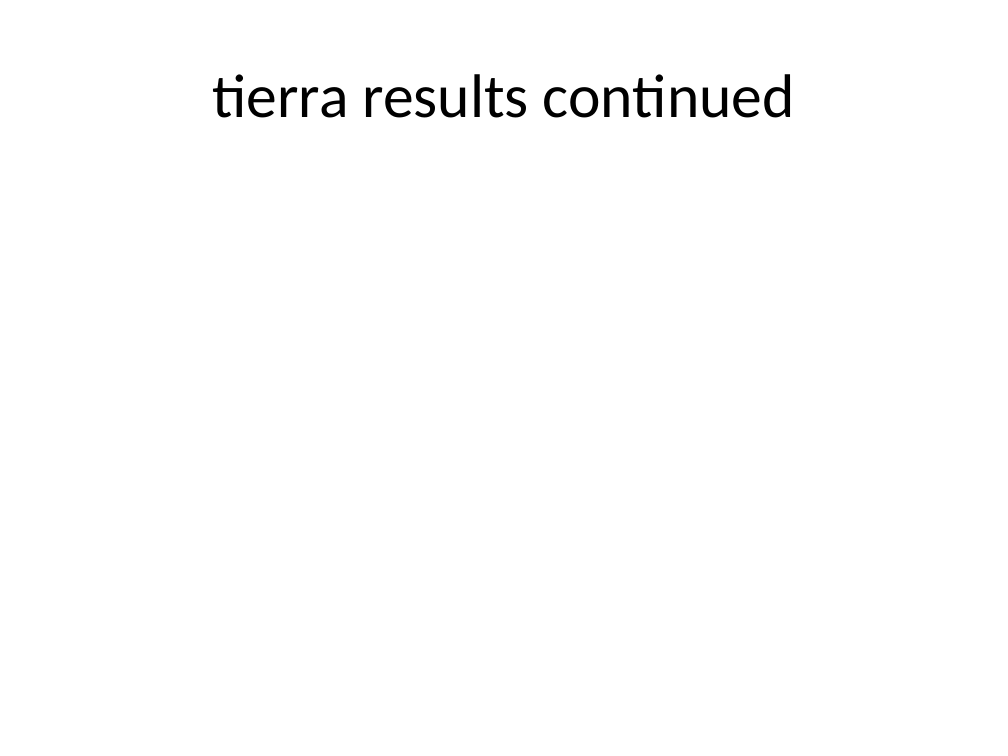
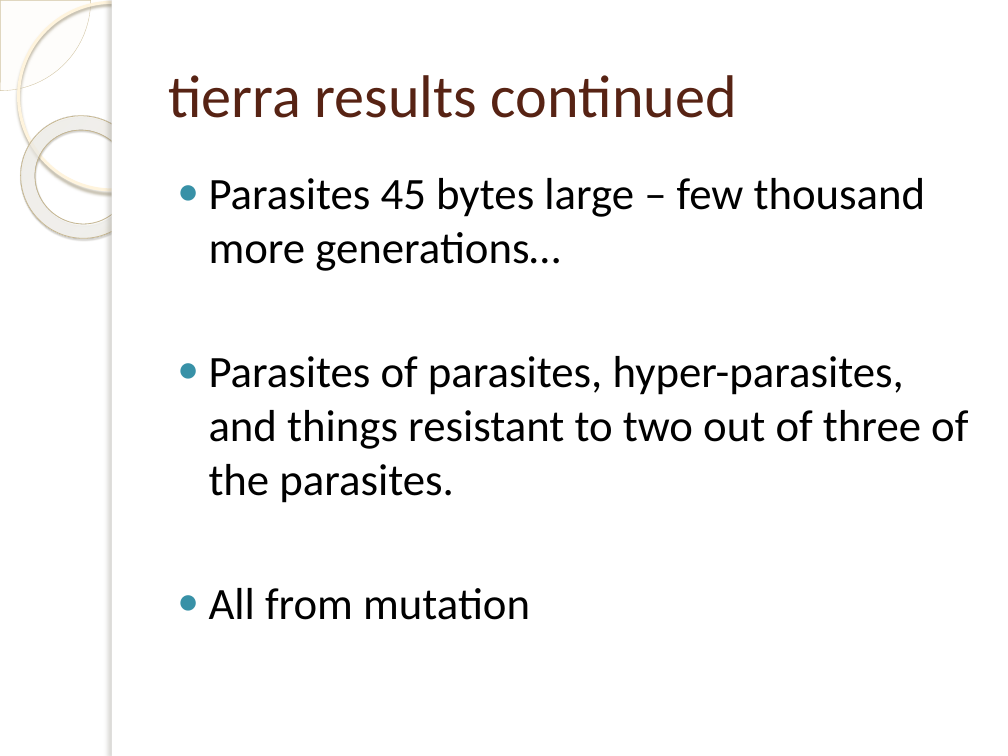
Before and after one commit to mallyvai/4holland, a slide deck: slide 9 of tierra.pptx. Drawn at 1008x756 pixels with LibreOffice and Linux fonts; fonts in the diff are those of the drawing; background and template pictures are left out. Boxes give left, top, right and bottom in pixels: in the first picture for what was removed or moved away, otherwise in the second. Text is boxed around its words. In the diff, an @@ line names an element or a change of style, - is before the commit and + after.

```diff
--- a/tierra.pptx
+++ b/tierra.pptx
@@ pie slice (boxed as its full ellipse) added at <box>0,0,91,91</box>, fill #FEFAF4 at 33% opacity, outline #D3C39F 0.25 pt @@
@@ ellipse added at <box>18,2,206,190</box>, outline #FFF5DE 2.15 pt @@
@@ rectangle added at <box>112,0,1008,756</box>, fill #FFFFFF @@
@@ rectangle added at <box>112,0,120,756</box>, fill #FFFFFF @@
@@ title "tierra results continued": place and size @@
-title "tierra results continued" at <box>212,74,795,118</box>
+title "tierra results continued" at <box>168,75,737,118</box>
@@ title "tierra results continued" at <box>168,75,737,118</box>: size 44 to 43 pt, text colour #000000 to #572314; alignment centre to left @@
@@ donut added at <box>0,91,169,263</box>, fill gradient #FFFCF6 to #FFFEFB to #F0D28E, outline #C7B893 0.58 pt @@
@@ text added at <box>209,178,968,620</box>, 32 pt, text #000000 @@
+● Parasites 45 bytes large – few thousand more generations…
+● Parasites of parasites, hyper-parasites, and things resistant to two out of three of the parasites.
+● All from mutation
```
Also in this commit, not shown: 10 other slides changed, 7 slides added, 3 slides removed.
